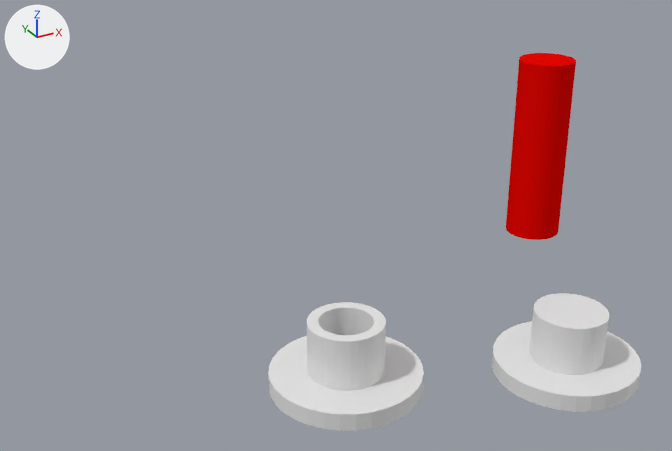
The Blender file TTCoreP3TGCase/TTCoreP3T6Parts.blend, before and after one commit.
Before and after are seen from a 50 mm lens placed at (-43.1, -76.1, 56.5), pointed at (3.5, 8.7, 14.1). The axes (+X, +Y, +Z) are drawn at upper left. The lights are the same throughout.

The older version as bpy lines, for what is in view:
```python
me_cylinder = bpy.data.meshes.new('Cylinder')
me_cylinder.from_pydata(...)  # 192 vertices, 102 faces; spans x -1.0..1.0, y -1.0..1.0, z -1.0..7.0
me_cylinder_003 = bpy.data.meshes.new('Cylinder.003')
me_cylinder_003.from_pydata(...)  # a 32-sided cylinder along z spanning x -1.0..1.0, y -1.0..1.0, z -1.0..1.0
me_cylinder_003.materials.append(mat_holes)  # red #e70600
me_cylinder_009 = bpy.data.meshes.new('Cylinder.009')
me_cylinder_009.from_pydata(...)  # a 32-sided cylinder along z spanning x -1.0..1.0, y -1.0..1.0, z -1.0..1.0
me_cylinder_010 = bpy.data.meshes.new('Cylinder.010')
me_cylinder_010.from_pydata(...)  # a 32-sided cylinder along z spanning x -1.0..1.0, y -1.0..1.0, z -1.0..1.0
ob_cylinder = bpy.data.objects.new('Cylinder', me_cylinder)
ob_cylinder.location = (0.0, 0.0, 0.0)
ob_cylinder.scale = (8.5, 8.5, 1.0)
ob_cylinder_002 = bpy.data.objects.new('Cylinder.002', me_cylinder_009)
ob_cylinder_002.location = (26.16, -6.34, 0.9)
ob_cylinder_002.scale = (4.25, 4.25, 3.5)
ob_cylinder_003 = bpy.data.objects.new('Cylinder.003', me_cylinder_003)
ob_cylinder_003.location = (24.77, 0.0, 22.49)
ob_cylinder_003.scale = (3.0, 3.0, 10.0)
ob_cylinder_004 = bpy.data.objects.new('Cylinder.004', me_cylinder_010)
ob_cylinder_004.location = (26.16, -6.34, -2.6)
ob_cylinder_004.scale = (8.5, 8.5, 1.0)
```
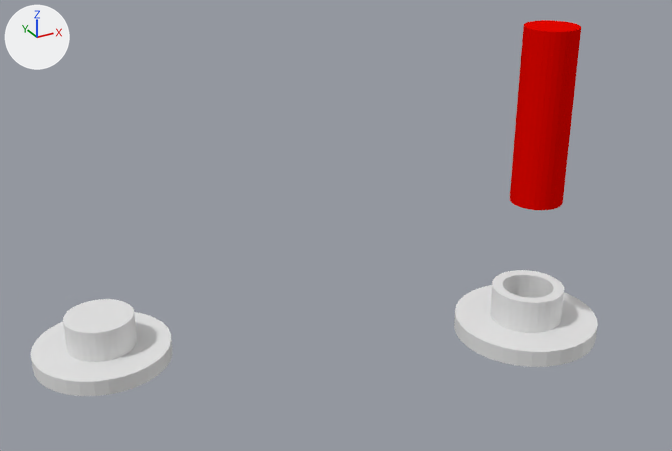
Changed parts and their boxes [x1, y1, x2, y2] in the pictures (672 x 451 px):
'Cylinder.004', reshaped, moved (7% taller): before [492, 321, 641, 412]; after [454, 270, 598, 367]
'Cylinder', deleted: before [268, 302, 424, 431]
'Cylinder.003', moved: before [506, 53, 576, 240]; after [510, 20, 581, 210]
'Cylinder.002', moved, rescaled (7% narrower, 23% shorter): before [529, 293, 609, 375]; after [63, 299, 137, 362]
'Cylinder.000', added: after [31, 312, 173, 396]
part 1 of me_cylinder_010, built on: before [493, 321, 641, 396]; after [455, 270, 598, 352]

What changed in the scene script:
```text
Change me_cylinder_010:
    used by ob_cylinder_004; location = (26.16, -6.34, -2.6); scale = (8.5, 8.5, 1.0)
    remove me_cylinder_010.from_pydata(...)  # 64 vertices, 34 faces; spans x -1.0..1.0, y -1.0..1.0, z -1.0..1.0
    add me_cylinder_010.from_pydata(...)  # 192 vertices, 102 faces; spans x -1.0..1.0, y -1.0..1.0, z -1.0..5.0
    me_cylinder_010 part 1
    2 faces are deleted
    64 vertices are added at x -0.5..0.5, y -0.5..0.5, z -1.0..1.0
    32 new vertices lie (0.0, 0.0, 6.0) away from vertices in x -0.35..0.35, y -0.35..0.35, z -1.0
    32 new vertices lie (0.0, 0.0, 4.0) away from vertices in x -0.5..0.5, y -0.5..0.5, z 1.0
    70 new faces join them
Add me_cylinder_011:
    me_cylinder_011.from_pydata(...)  # a 32-sided cylinder along z spanning x -1.0..1.0, y -1.0..1.0, z -1.0..1.0
Change ob_cylinder_004:
    ob_cylinder_004.location: (26.16, -6.34, -2.6) -> (25.0, 0.0, 0.0)
Change ob_cylinder_002:
    ob_cylinder_002.location: (26.16, -6.34, 0.9) -> (-20.23, 25.63, -1.9)
    ob_cylinder_002.scale: (4.25, 4.25, 3.5) -> (4.25, 4.25, 2.5)
Change ob_cylinder_003:
    ob_cylinder_003.location: (24.77, 0.0, 22.49) -> (25.0, 0.0, 26.06)
Remove ob_cylinder:
    ob_cylinder = bpy.data.objects.new('Cylinder', me_cylinder)
    ob_cylinder.location = (0.0, 0.0, 0.0)
    ob_cylinder.scale = (8.5, 8.5, 1.0)
Add ob_cylinder_000:
    ob_cylinder_000 = bpy.data.objects.new('Cylinder.000', me_cylinder_011)
    ob_cylinder_000.location = (-20.23, 25.63, -4.4)
    ob_cylinder_000.scale = (8.5, 8.5, 1.0)
```
